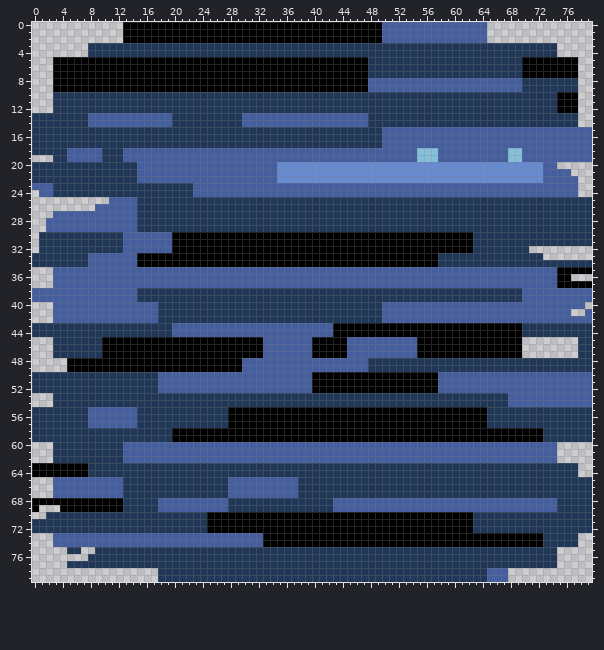
A sprite sheet gets an edit: nor_asset/fog.png. The picture above was drawn from the file before the commit.
The file is 80x80 pixels.
The result:
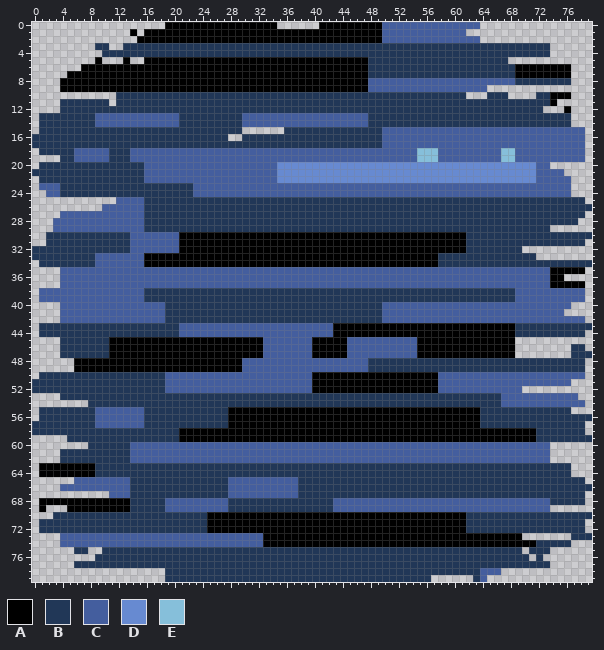
Palette (. is transparent): A #000000  B #213757  C #445e9e  D #678ad1  E #86bfda
From old to new:
Changed rows in their new state; - is an unchanged pixel.
first column x 0:
 0 -------------......----------------......-----------------------.---------------
 1 -------------.-.----------------------------------------------...---------------
 2 -------------..-------------------------------------------------.---------------
 3 --------.--..-------------------------------------------------------------.-----
 4 --------..----------------------------------------------------------------.-----
 5 ---......-...-..----------------------------------------------------..........--
 6 ---....--------------------------------------------------------------A-------.--
 7 ---..----------------------------------------------------------------A-------.--
 8 ---.-----------------------------------------------------------------B-------.--
 9 ---.-------------------------------------------------------------.............--
10 ---.........--------------------------------------------------...---....--A--.--
11 ---.-------.--------------------------------------------------------------A...--
12 ---.---------------------------------------------------------------------...-.--
13 .-------B-----------C--------------------------------------------------------.--
14 .-------B-----------C--------------------------------------------------------.--
15 .-----------------------------......-------------------------------------------.
16 ----------------------------..-------------------------------------------------.
17 -------------------------------------------------------------------------------.
18 .----B----C--B-----------------------------------------------------E-C---------.
19 ---.-B----C--B-----------------------------------------------------E-C---------.
20 .--------------B--------------------------------------------------------C-.-----
21 ---------------B--------------------------------------------------------C---.---
22 .--------------B--------------------------------------------------------C----.--
23 .--C-------------------------------------------------------------------------.--
24 -.-C-------------------------------------------------------------------------.--
25 -----------.---C---------------------------------------------------------------.
26 ---------.-----C----------------------------------------------------------------
27 ---.-----------C---------------------------------------------------------------.
28 --.------------C--------------------------------------------------------------..
29 --.------------C----------------------------------------------------------......
30 -.-----------B------C-----------------------------------------B-----------------
31 -.-----------B------C-----------------------------------------B----------------.
32 B------------B------C-----------------------------------------B-------.---------
33 --------B------C--------------------------------------------------------.-------
34 .-------B------C----------------------------------------------------------------
35 ---.----------------------------------------------------------------------A----.
36 ---.----------------------------------------------------------------------A-.---
37 ---.----------------------------------------------------------------------A----.
38 .--------------C-----------------------------------------------------C---------.
39 .--------------C-----------------------------------------------------C---------.
40 ---.--------------C----------------------------------------------------------..-
41 ---.--------------C---------------------------------------------------------.--.
42 ---.--------------C------------------------------------------------------------.
43 .-------------------B------------------------------------------------B----------
44 .-------------------B------------------------------------------------B---------.
45 ---.------B----------------------------------------------------------.--------..
46 ---.------B----------------------------------------------------------.-------B-.
47 ---.------B----------------------------------------------------------.-------B--
48 -----.-------------------------------------------------------------------------.
49 -----.-------------------------------------------------------------------------.
50 .-----------------B------------------------------------------------------------.
51 ------------------B----------------------------------------------------------...
52 ------------------B---------------------------------------------------..........
53 ---.---------------------------------------------------------------C----------..
54 ---.....-----------------------------------------------------------C-----------.
55 .-------B------C------------------------------------------------B------------...
56 .-------B------C------------------------------------------------B---------------
57 --------B------C------------------------------------------------B--------------.
58 --------------------B---------------------------------------------------B------.
59 .....---------------B---------------------------------------------------B-------
60 ---.....-----B------------------------------------------------------------.-----
61 ---.---------B------------------------------------------------------------.-----
62 ---.---------B------------------------------------------------------------.-----
63 .-------A--------------------------------------------------------------------.--
64 .-------A--------------------------------------------------------------------.--
65 ---...-------C-----------------------------------------------------------------.
66 ---.---------C------------------------------------------------------------------
67 ---........--C-----------------------------------------------------------------.
68 .------------A----B-------------------------------------------------------B----.
69 .A--.--------A----B-------------------------------------------------------......
70 --.-----------------------------------------------------------B-----------------
71 .-------------------------------------------------------------B----------------.
72 .-------------------------------------------------------------B----------------.
73 ---.------------------------------------------------------------------.......-BB
74 ---.--------------------------------------------------------------------B----.--
75 -----.-B-.------------------------------------------------------------.---.-----
76 --------.--------------------------------------------------------------.-..-----
77 -----.--------------------------------------------------------------------.-----
78 ------------------.---------------------------------------------C--.------------
79 ------------------.--------------------------------------......-C...------------
Boxes around the changes in both pictures, in picture pixels (x1, y1, x2, y2):
changed: (32, 22, 179, 568)
erased: (277, 22, 319, 29)
changed: (431, 22, 592, 582)
erased: (228, 127, 284, 141)
erased: (158, 568, 165, 582)
